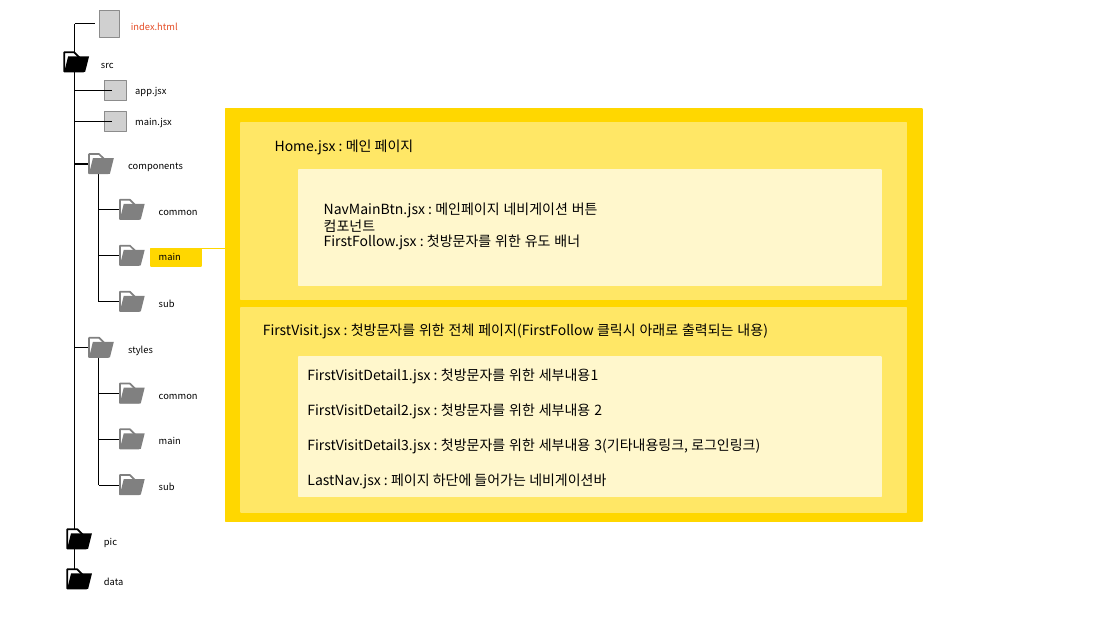
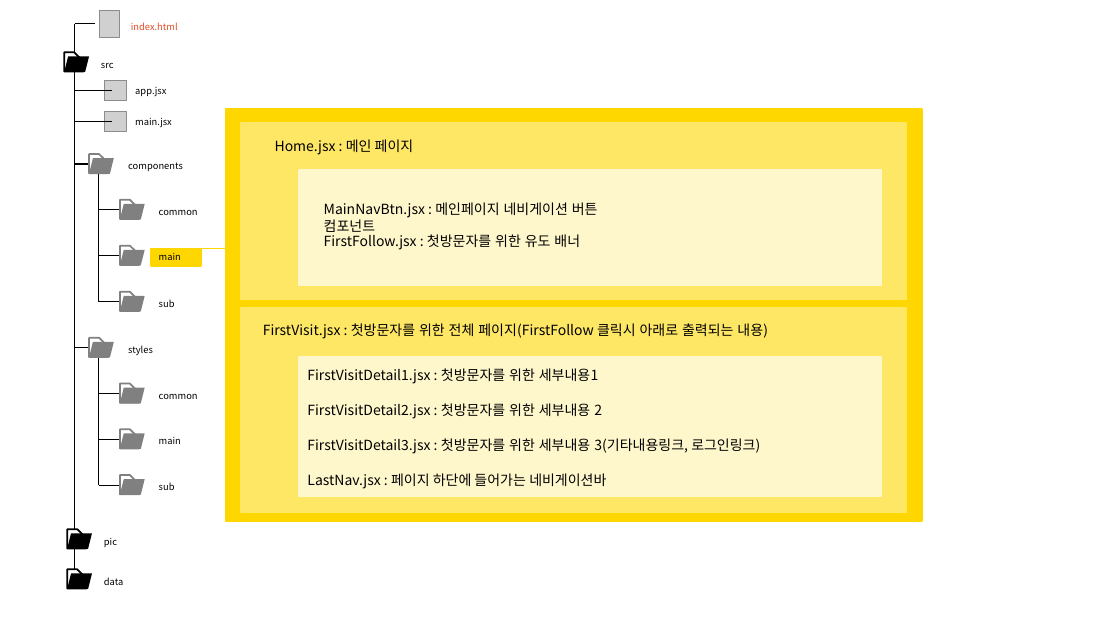
Before and after one commit to Dabom-Ahn/groupC_health, a slide deck: slide 3 of GroupC 코드 가이드_작성중.pptx. Drawn at 1120x630 pixels with LibreOffice and Linux fonts; fonts in the diff are those of the drawing; grey boxes stand for pictures. Boxes give left, top, right and bottom in pixels: in the first picture for what was removed or moved away, otherwise in the second. Text is boxed around its words. In the diff, an @@ line names an element or a change of style, - is before the commit and + after.

Commit message:
컴포넌트구성

```diff
--- a/GroupC 코드 가이드_작성중.pptx
+++ b/GroupC 코드 가이드_작성중.pptx
@@ text at [324,202,598,232]: text changed @@
-NavMainBtn.jsx : 메인페이지 네비게이션 버튼 컴포넌트
+MainNavBtn.jsx : 메인페이지 네비게이션 버튼 컴포넌트
```
Also in this commit, not shown: 1 other slide changed, 21 other files.
